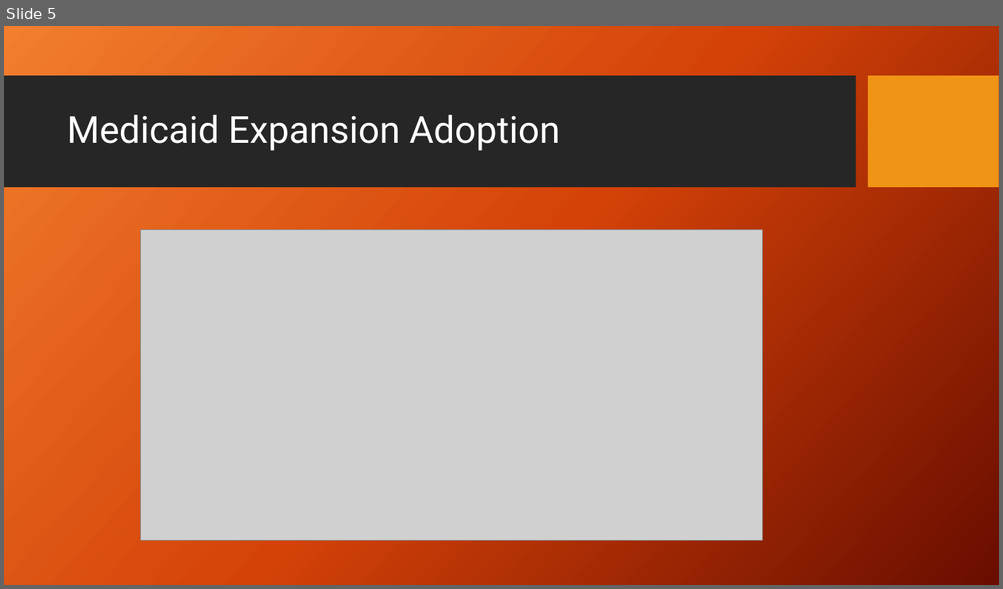
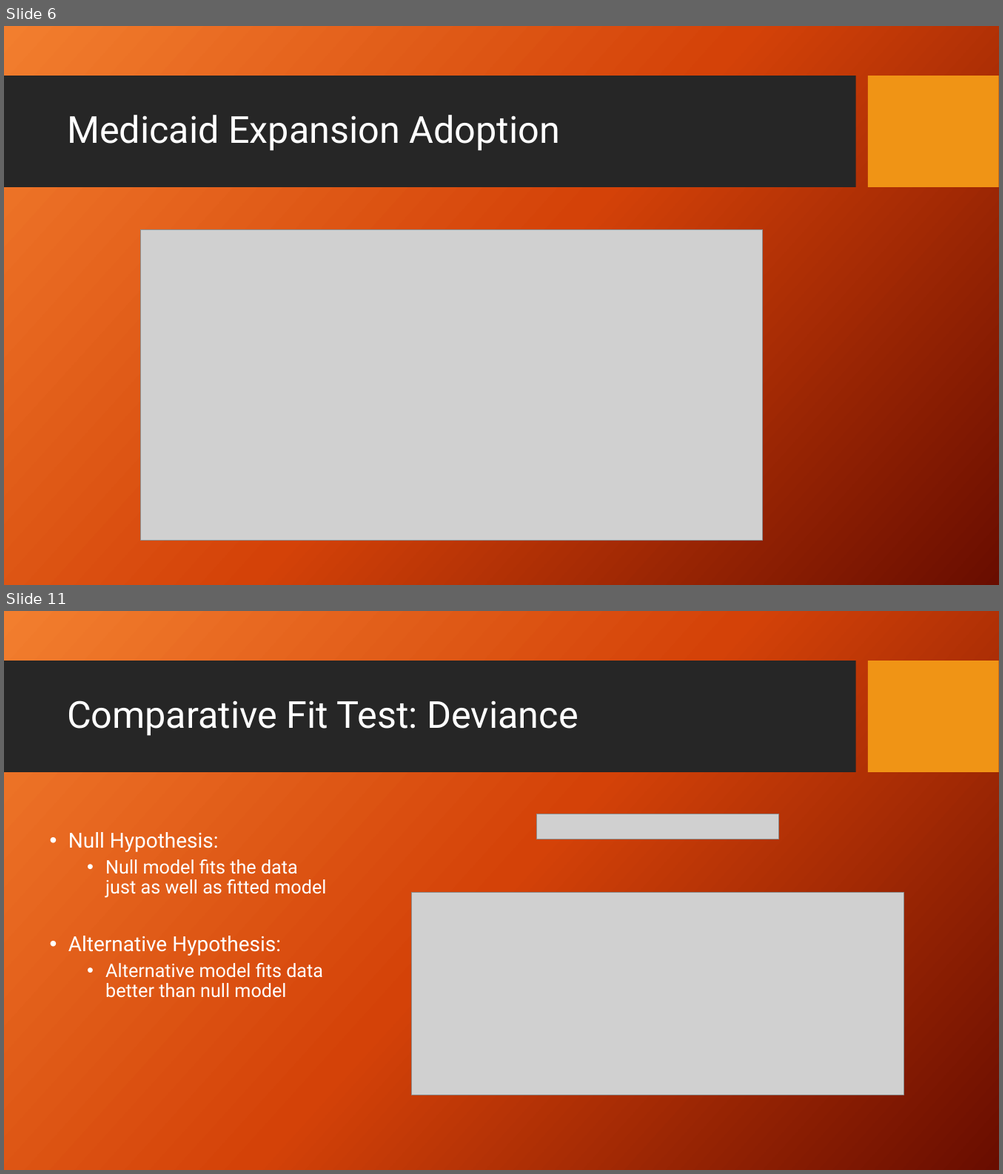
Before and after one commit to AGDeighan/STA585-Final_Project, a slide deck: Presentation.pptx. Shown one above the other, each under a label of ours: slide 5 before the commit, slides 6 and 11 after it; the slides between them are not shown. The pictures are 1003x589 and 1003x1174 pixels, drawn with LibreOffice and Linux fonts; fonts in the diff are those of the drawing; grey boxes stand for pictures; background and template pictures are left out. Boxes give left, top, right and bottom in pixels: in the first picture for what was removed or moved away, otherwise in the second. Text is boxed around its words. In the diff, an @@ line names an element or a change of style, - is before the commit and + after.

```diff
--- a/Presentation.pptx
+++ b/Presentation.pptx
@@ slide 11 added at [4,611,999,1170], background picture (left out); not listed: 2 template elements that a slide beside it also shows @@
@@ title added at [67,701,578,736], 36 pt, text #FFFFFF @@
+Comparative Fit Test: Deviance
@@ text added at [68,832,326,998], 18 pt, text #FFFFFF @@
+• Null Hypothesis:
+  • Null model fits the data just as well as fitted model
+• Alternative Hypothesis:
+  • Alternative model fits data better than null model
@@ picture added at [537,814,779,839] @@
@@ picture added at [412,892,903,1095] @@
@@ what was slide 5 is now slide 6 @@
```
Also in this commit, not shown: 10 other slides added, 8 other files.
